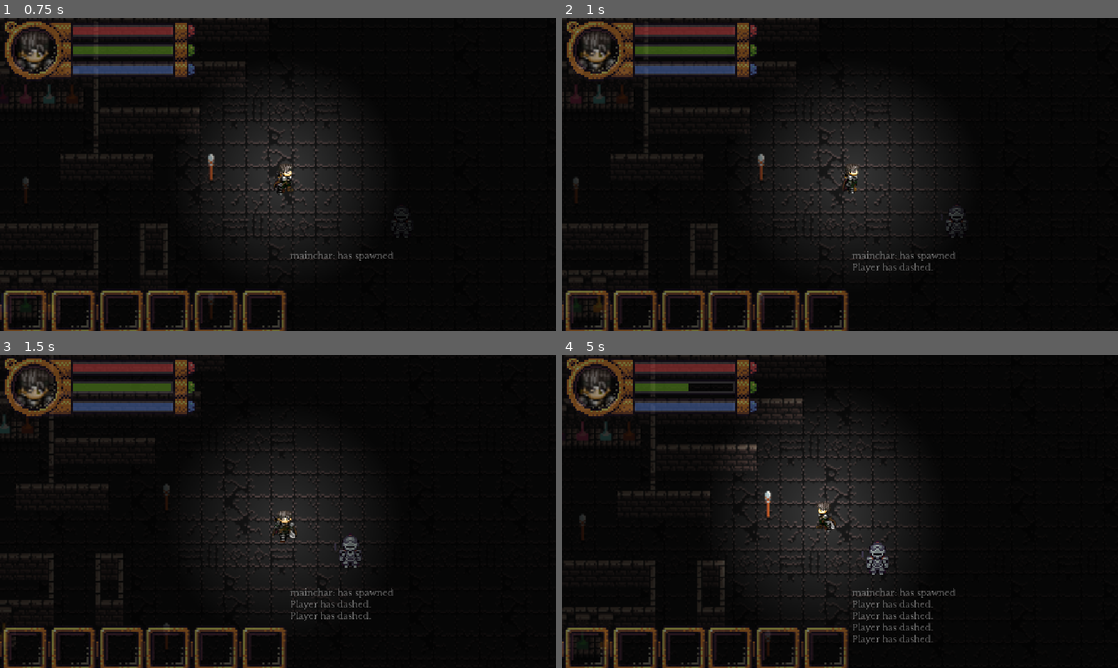
Above: before the commit, frames 1-4 (two rows, left to right).
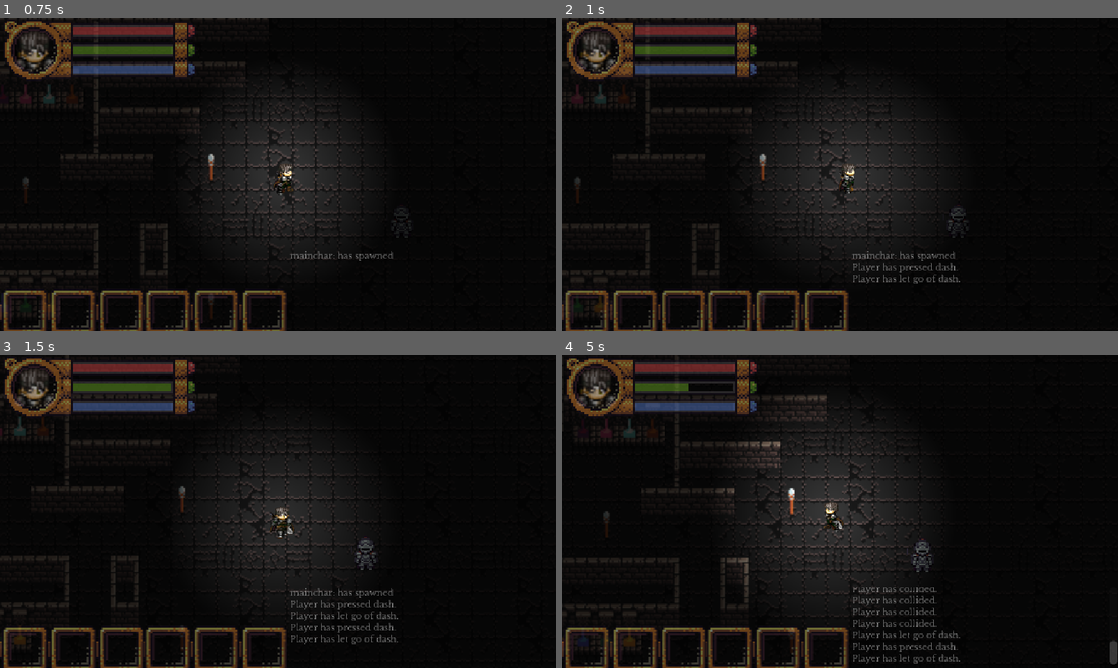
Above: after the commit, the same moments.

Repository: bbm-games/dankcryptic
Game: Godot game, scene res://game.tscn
Same seed, same stepped clock (60 frames per second), same inputs: the game is played once before the commit and once after it. This scene is started directly instead of the project's main scene.
Inputs (mouse positions are in pixels of both pictures, inside the frame that each line leads up to):
- Up to frame 1 (0.75 s): tap Enter (chat) at 0.5 s; move the mouse to (400, 158) at 0.52 s; hold D (walk_right) from 0.53 s (still down); hold Enter (chat) from 0.53 s (still down)
- Up to frame 2 (1 s): keep holding D (walk_right); keep holding Enter (chat); tap Space (dash) at 0.8 s
- Up to frame 3 (1.5 s): move the mouse to (166, 527) at 1.27 s; release D (walk_right) at 1.28 s; release Enter (chat) at 1.28 s; hold S (walk_down) from 1.28 s (still down); tap Space (dash) at 1.35 s
- Up to frame 4 (5 s): tap Enter (chat) at 1.55, 2.85, 4.35 s; move the mouse to (895, 442) at 2.02 s; release S (walk_down) at 2.03 s; hold D (walk_right) 2.03-2.78 s; hold Space (dash) 2.03-2.78 s; click (895, 442) at 2.1 s; move the mouse to (812, 574) at 2.77 s; hold W (walk_up) 2.78-3.53 s; move the mouse to (1006, 558) at 3.52 s; hold Space (dash) 3.53-4.28 s; hold A (walk_left) from 3.53 s (still down); move the mouse to (673, 464) at 4.27 s

Frame 1 is identical in both runs. In frame 2, 1.7% of the frame differs, in the area x 0-73%, y 0-95%; in frame 3, 3.6%; in frame 4, 6.7%, in the area x 0-100%, y 0-99%.

Commit message:
fixed dash

Diff:
--- a/game.gd
+++ b/game.gd
@@ -136,13 +136,10 @@
 	if event.is_action_released("walk_right"):
 		walk_right_held = false
 	if event.is_action_pressed("dash"):
-		# only dash if the player is first walking
-		if walk_down_held or walk_left_held or walk_right_held or walk_up_held:
-			chatBox.append_text("\n[i]Player has dashed.[/i]")
-			dash = true
-		else:
-			dash = false
+		chatBox.append_text("\n[i]Player has pressed dash.[/i]")
+		dash = true
 	if event.is_action_released("dash"):
+		chatBox.append_text("\n[i]Player has let go of dash.[/i]")
 		dash = false
 	if event.is_action_pressed("pause"):
 		if playerMenu.visible:
@@ -172,17 +169,19 @@
 	light.energy = 7.05 + rng.randf_range(-1,1)
 
 	# adjust player's speed based on whether dash status is active
-
-	if dash && player_data['current_stamina'] > 0:
+	# condition to dash
+	if dash && player_data['current_stamina'] > 0 && (walk_down_held or walk_left_held or walk_right_held or walk_up_held):
 		speed = base_speed * 2
 		if player_data['current_stamina'] - player_data['stamina_depl_rate'] * delta >= 0:
 			player_data['current_stamina'] = player_data['current_stamina'] - player_data['stamina_depl_rate']*delta
 		else:
 			player_data['current_stamina'] = 0
-	elif dash:
+	# cannot dash if no stamina
+	elif dash && player_data['current_stamina'] == 0 && (walk_down_held or walk_left_held or walk_right_held or walk_up_held):
 		speed = base_speed
 	# only regen stamina if dash isn't held down when the current stamina is fully depleted.
 	else:
+		speed = base_speed
 		# regen stamina
 		if player_data['current_stamina'] + player_data['stamina_regen_rate'] * delta <= player_data['max_stamina']:
 			player_data['current_stamina'] = player_data['current_stamina'] + player_data['stamina_regen_rate']*delta
@@ -214,6 +213,7 @@
 		playerAnimationPlayer.play("walk_right")
 	else:
 		playerAnimationPlayer.stop()
+
 	# check to see if collision occured
 	if collision_data:
 		chatBox.append_text("\n[i]Player has collided.[/i]")
--- a/npc1.gd
+++ b/npc1.gd
@@ -46,7 +46,7 @@
 
 	# TODO: make the prompting smarter
 	#chatPopup.get_node("%prompt").set_text("Fuck you. Get out of my sight.\nLorem ipsum dolor sit amet, consectetur adipi …(445 unchanged characters)…
-	chatPopup.get_node("%prompt").set_text("Fuck you. Get out of my sight.")
+
 
 	# get convoOptions node
 	convoOptions = chatPopup.get_node("%convoOptions")
@@ -59,6 +59,8 @@
 
 func setConvoState(id):
 	convoOptions.clear()
+	# TODO: get the prompt based on id
+	chatPopup.get_node("%prompt").set_text("Fuck you. Get out of my sight. " + id)
 	convoOptions.add_item("Option 1")
 	convoOptions.add_item("Option 2")
 	convoOptions.add_item(id)
